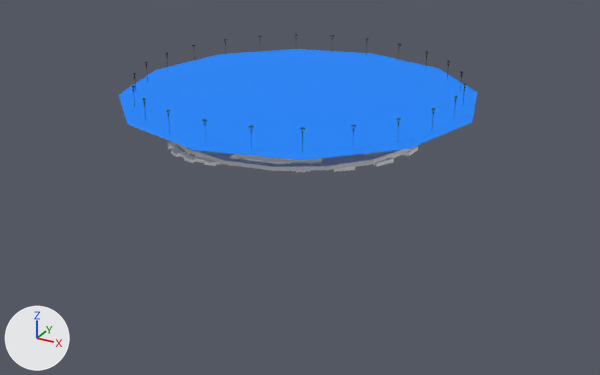
Renders of the FBX model 모델링 fbx파일/stage/stage02.FBX from each side of a commit.
One viewpoint serves both versions: a 50 mm camera at (27.5, -50.1, 18.6) aimed at (0.5, -1.0, -5.9). Lighting does not change. The marker at lower left points along +X, +Y and +Z. Where no turn or scale is listed for an object, it has been applied to the vertices.
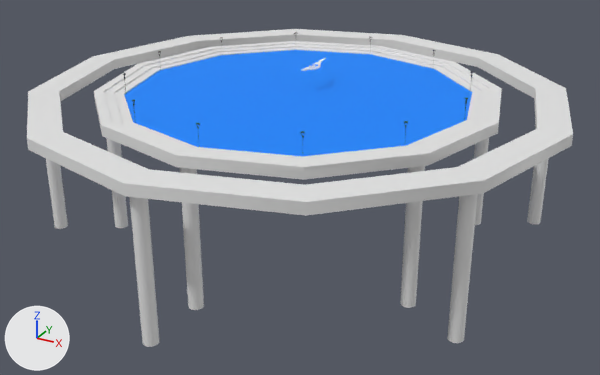
The newer file is also turned or shifted as a whole; pictures and numbers use the older file's frame.

Boxes (x1, y1, x2, y2) around the edits, measured in the pictures (600 x 375 px):
'Tube026', added: after (27, 29, 573, 216)
'Tube023', added: after (94, 41, 502, 180)
'Cylinder020', added: after (129, 197, 160, 347)
'Cylinder019', added: after (447, 194, 478, 343)
'Cylinder025', added: after (180, 168, 204, 310)
'Cylinder024', added: after (400, 166, 425, 308)
'Cylinder021', added: after (46, 159, 68, 229)
'Cylinder018', added: after (527, 158, 549, 224)
'Cylinder026', added: after (106, 138, 128, 228)
'Cylinder023', added: after (474, 138, 489, 225)
'Tube027', added: after (301, 57, 326, 71)
'Object004', unchanged, covered by the edit: before (176, 143, 412, 171)

Edits to the bpy script that builds the scene:
```text
Add me_mesh_037_1:
    me_mesh_037_1.from_pydata(...)  # a 12-sided cylinder along z spanning x 11.14..12.14, y -7.22..-6.22, z 0.0..10.0
Add me_mesh_035_1:
    me_mesh_035_1.from_pydata(...)  # a 12-sided cylinder along z spanning x -16.09..-15.09, y 8.5..9.5, z 0.0..10.0
Add me_mesh_031_1:
    me_mesh_031_1.from_pydata(...)  # a 12-sided cylinder along z spanning x 15.09..16.09, y 8.5..9.5, z 0.0..10.0
Add me_mesh_029_1:
    me_mesh_029_1.from_pydata(...)  # 220 vertices, 196 faces; spans x 0.0..0.8, y 0.63..4.5, z 0.0..0.1
    me_mesh_029_1.materials.append(mat_07___default)  # white #ffffff
Add me_mesh_039_1:
    me_mesh_039_1.from_pydata(...)  # a 12-sided cylinder along z spanning x -12.14..-11.14, y -7.22..-6.22, z 0.0..10.0
Add me_mesh_016_1:
    me_mesh_016_1.from_pydata(...)  # 48 vertices, 48 faces; spans x -19.1..19.1, y -19.1..19.1, z 0.0..0.7
Add me_mesh_034_1:
    me_mesh_034_1.from_pydata(...)  # a 12-sided cylinder along z spanning x -16.09..-15.09, y -9.5..-8.5, z 0.0..10.0
Add me_mesh_038_1:
    me_mesh_038_1.from_pydata(...)  # a 12-sided cylinder along z spanning x -0.5..0.5, y -13.94..-12.94, z 0.0..10.0
Add me_mesh_015_1:
    me_mesh_015_1.from_pydata(...)  # 144 vertices, 144 faces; spans x -14.5..14.5, y -14.5..14.5, z 0.0..0.8
Add me_mesh_032_1:
    me_mesh_032_1.from_pydata(...)  # a 12-sided cylinder along z spanning x 15.09..16.09, y -9.5..-8.5, z 0.0..10.0
Add me_mesh_036_1:
    me_mesh_036_1.from_pydata(...)  # a 12-sided cylinder along z spanning x 11.14..12.14, y 6.22..7.22, z 0.0..10.0
Add me_mesh_033_1:
    me_mesh_033_1.from_pydata(...)  # a 12-sided cylinder along z spanning x -0.5..0.5, y -18.5..-17.5, z 0.0..10.0
Add ob_cylinder024:
    ob_cylinder024 = bpy.data.objects.new('Cylinder024', me_mesh_037_1)
    ob_cylinder024.location = (-0.09, -0.12, -9.36)
Add ob_cylinder022:
    ob_cylinder022 = bpy.data.objects.new('Cylinder022', me_mesh_035_1)
    ob_cylinder022.location = (-0.09, -0.12, -9.36)
Add ob_cylinder018:
    ob_cylinder018 = bpy.data.objects.new('Cylinder018', me_mesh_031_1)
    ob_cylinder018.location = (-0.09, -0.12, -9.36)
Add ob_tube027:
    ob_tube027 = bpy.data.objects.new('Tube027', me_mesh_029_1)
    ob_tube027.location = (-0.17, -0.24, 2.49)
Add ob_cylinder026:
    ob_cylinder026 = bpy.data.objects.new('Cylinder026', me_mesh_039_1)
    ob_cylinder026.location = (-0.09, -0.12, -9.36)
Add ob_tube026:
    ob_tube026 = bpy.data.objects.new('Tube026', me_mesh_016_1)
    ob_tube026.location = (-0.09, -0.12, 0.52)
Add ob_cylinder021:
    ob_cylinder021 = bpy.data.objects.new('Cylinder021', me_mesh_034_1)
    ob_cylinder021.location = (-0.09, -0.12, -9.36)
Add ob_cylinder025:
    ob_cylinder025 = bpy.data.objects.new('Cylinder025', me_mesh_038_1)
    ob_cylinder025.location = (-0.09, -0.12, -9.36)
Add ob_tube023:
    ob_tube023 = bpy.data.objects.new('Tube023', me_mesh_015_1)
    ob_tube023.location = (-0.09, -0.12, 0.48)
Add ob_cylinder019:
    ob_cylinder019 = bpy.data.objects.new('Cylinder019', me_mesh_032_1)
    ob_cylinder019.location = (-0.09, -0.12, -9.36)
Add ob_cylinder023:
    ob_cylinder023 = bpy.data.objects.new('Cylinder023', me_mesh_036_1)
    ob_cylinder023.location = (-0.09, -0.12, -9.36)
Add ob_cylinder020:
    ob_cylinder020 = bpy.data.objects.new('Cylinder020', me_mesh_033_1)
    ob_cylinder020.location = (-0.09, -0.12, -9.36)
```
